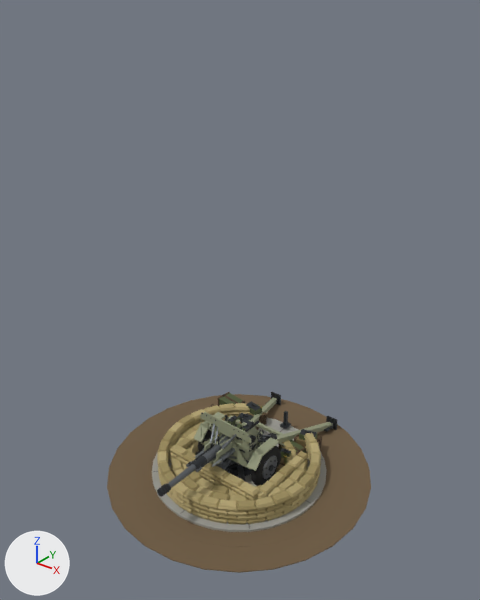
Renders of the glTF model assets/emplace2.glb from each side of a commit.
Both versions are drawn from a camera (50 mm lens) standing at (9.89, -12.32, 13.25) and looking at (0.06, -0.03, 5.63). Every picture has the same lights, and +X, +Y and +Z are marked at lower left. The picture after the commit comes second. Where no turn or scale is listed for an object, it has been applied to the vertices.

Objects in the first picture: 'emp_aa_base', 'emp_flak_base', 'emp_howitzer_barrel', 'emp_howitzer_base', 'emp_howitzer_pitch', 'emp_mg_base', 'emp_mortar_base' and 4 more.
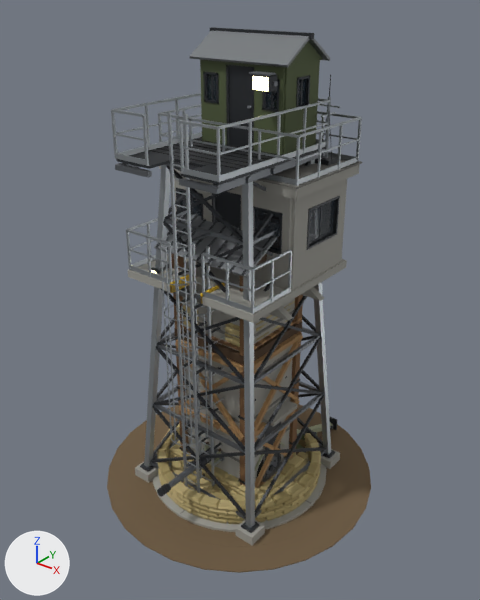
Where the change shows, as pixel boxes [x1, y1, x2, y2] in the pictures (480 x 600 px):
'tower_guard_steel_body', added: after [111, 27, 340, 545]
    faces in mat_emp_galv (grey #9aa0a4): [111, 93, 331, 528]
    faces in mat_emp_steel_dark (dark grey #3a3d41): [117, 27, 336, 533]
    faces in mat_emp_olive (dark green #4f5a3a): [200, 42, 322, 155]
    faces in mat_emp_steel (grey #6d7176): [115, 150, 326, 520]
    faces in mat_emp_roof (grey #7d8184): [189, 31, 330, 68]
'tower_guard_concrete_body', added: after [126, 74, 362, 486]
    faces in mat_emp_concrete (grey #9b9a93): [128, 164, 360, 481]
    faces in mat_emp_galv (grey #9aa0a4): [126, 97, 362, 486]
    faces in mat_emp_steel_dark (dark grey #3a3d41): [176, 156, 340, 484]
    faces in mat_emp_glass (dark blue #25303a): [180, 191, 335, 250]
    faces in mat_emp_concrete_dark (grey #6f6e69): [173, 159, 362, 482]
'tower_guard_wood_body', added: after [154, 213, 303, 488]
    faces in mat_emp_wood_light (brown #a98457): [175, 317, 303, 488]
    faces in mat_emp_roof (grey #7d8184): [154, 214, 277, 278]
    faces in mat_emp_wood (brown #7a5a3a): [171, 254, 303, 485]
    faces in mat_emp_wood_dark (brown #4d3824): [174, 254, 302, 452]
    faces in mat_emp_steel_dark (dark grey #3a3d41): [156, 213, 300, 484]
'tower_guard_steel_lamp', added: after [249, 71, 278, 92]
    faces in mat_emp_lens (beige #fff4c8, glowing beige #fff1b8): [253, 76, 268, 91]
    faces in mat_emp_steel_dark (dark grey #3a3d41): [253, 75, 277, 92]
'tower_guard_wood_lamp', added: after [151, 264, 169, 274]

Diff of the bpy script that builds the scene:
```diff
--- a/assets/emplace2.glb.py
+++ b/assets/emplace2.glb.py
@@ ob_tower_guard_steel_lamp @@
+ob_tower_guard_steel_lamp = bpy.data.objects.new('tower_guard_steel_lamp', me_tower_guard_steel_lamp)  # 56 vertices, 92 faces; spans x -0.275..0.275, y -0.27..0.13, z -0.17..0.215; in mat_emp_steel_dark (dark grey #3a3d41), mat_emp_lens (beige #fff4c8, glowing beige #fff1b8), mat_emp_steel (grey #6d7176)
+ob_tower_guard_steel_lamp.location = (0.95, -0.26, 11.2)
@@ ob_tower_guard_steel_body @@
+ob_tower_guard_steel_body = bpy.data.objects.new('tower_guard_steel_body', me_tower_guard_steel_body)  # 2340 vertices, 3780 faces; spans x -2.17..2.17, y -2.6..2.17, z 0.0..12.16; in mat_emp_concrete (grey #9b9a93), mat_emp_galv (grey #9aa0a4), mat_emp_steel_dark (dark grey #3a3d41), mat_emp_steel (grey #6d7176), mat_emp_black (black #1c1c1d), mat_emp_olive (dark green #4f5a3a), mat_emp_glass (dark blue #25303a), mat_emp_roof (grey #7d8184)
+ob_tower_guard_steel_body.location = (0.0, 0.0, 0.0)
@@ ob_tower_guard_concrete_body @@
+ob_tower_guard_concrete_body = bpy.data.objects.new('tower_guard_concrete_body', me_tower_guard_concrete_body)  # 2226 vertices, 3528 faces; spans x -2.14..2.14, y -2.0..2.14, z 0.0..11.24; in mat_emp_concrete_dark (grey #6f6e69), mat_emp_concrete (grey #9b9a93), mat_emp_black (black #1c1c1d), mat_emp_steel_dark (dark grey #3a3d41), mat_emp_galv (grey #9aa0a4), mat_emp_yellow (yellow #d6ad1f), mat_emp_glass (dark blue #25303a), mat_emp_wood_dark (brown #4d3824), mat_emp_wood (brown #7a5a3a), mat_emp_wood_light (brown #a98457)
+ob_tower_guard_concrete_body.location = (0.0, 0.0, 0.0)
@@ ob_tower_guard_wood_lamp @@
+ob_tower_guard_wood_lamp = bpy.data.objects.new('tower_guard_wood_lamp', me_tower_guard_wood_lamp)  # a 14-sided cut cone along y (radius 0.22 at the low end, 0.2 at the high end) spanning x -0.22..0.22, y -0.28..0.18, z -0.214..0.214, material slot 0; a 14-sided cylinder along y spanning x -0.25..0.25, y -0.36..-0.28, z -0.244..0.244, material slot 1; a 10-sided cut cone along y (radius 0.17 at the low end, 0.12 at the high end) spanning x -0.17..0.17, y 0.18..0.24, z -0.162..0.162, material slot 1; a box spanning x -0.27..-0.23, y -0.06..0.06, z -0.06..0.06, material slot 1; a box spanning x 0.23..0.27, y -0.06..0.06, z -0.06..0.06, material slot 1; a 14-sided cylinder along y spanning x -0.2..0.2, y -0.385..-0.36, z -0.195..0.195, material slot 2; in mat_emp_steel (grey #6d7176), mat_emp_steel_dark (dark grey #3a3d41), mat_emp_lens (beige #fff4c8, glowing beige #fff1b8)
+ob_tower_guard_wood_lamp.location = (-1.4, -1.34, 6.45)
@@ ob_tower_guard_wood_body @@
+ob_tower_guard_wood_body = bpy.data.objects.new('tower_guard_wood_body', me_tower_guard_wood_body)  # 1588 vertices, 2464 faces; spans x -1.5..1.5, y -1.58..1.56, z 0.0..8.11; in mat_emp_concrete (grey #9b9a93), mat_emp_wood (brown #7a5a3a), mat_emp_steel_dark (dark grey #3a3d41), mat_emp_wood_light (brown #a98457), mat_emp_wood_dark (brown #4d3824), mat_emp_sandbag_a (yellow #a99a6a), mat_emp_sandbag_c (beige #b5a574), mat_emp_sandbag_b (yellow #9a8b5c), mat_emp_roof (grey #7d8184)
+ob_tower_guard_wood_body.location = (0.0, 0.0, 0.0)
```
